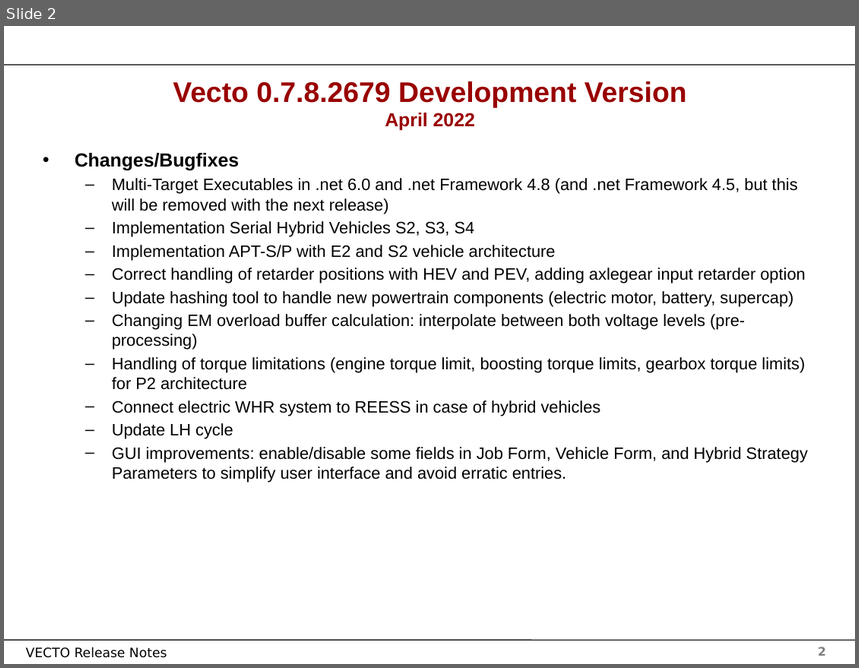
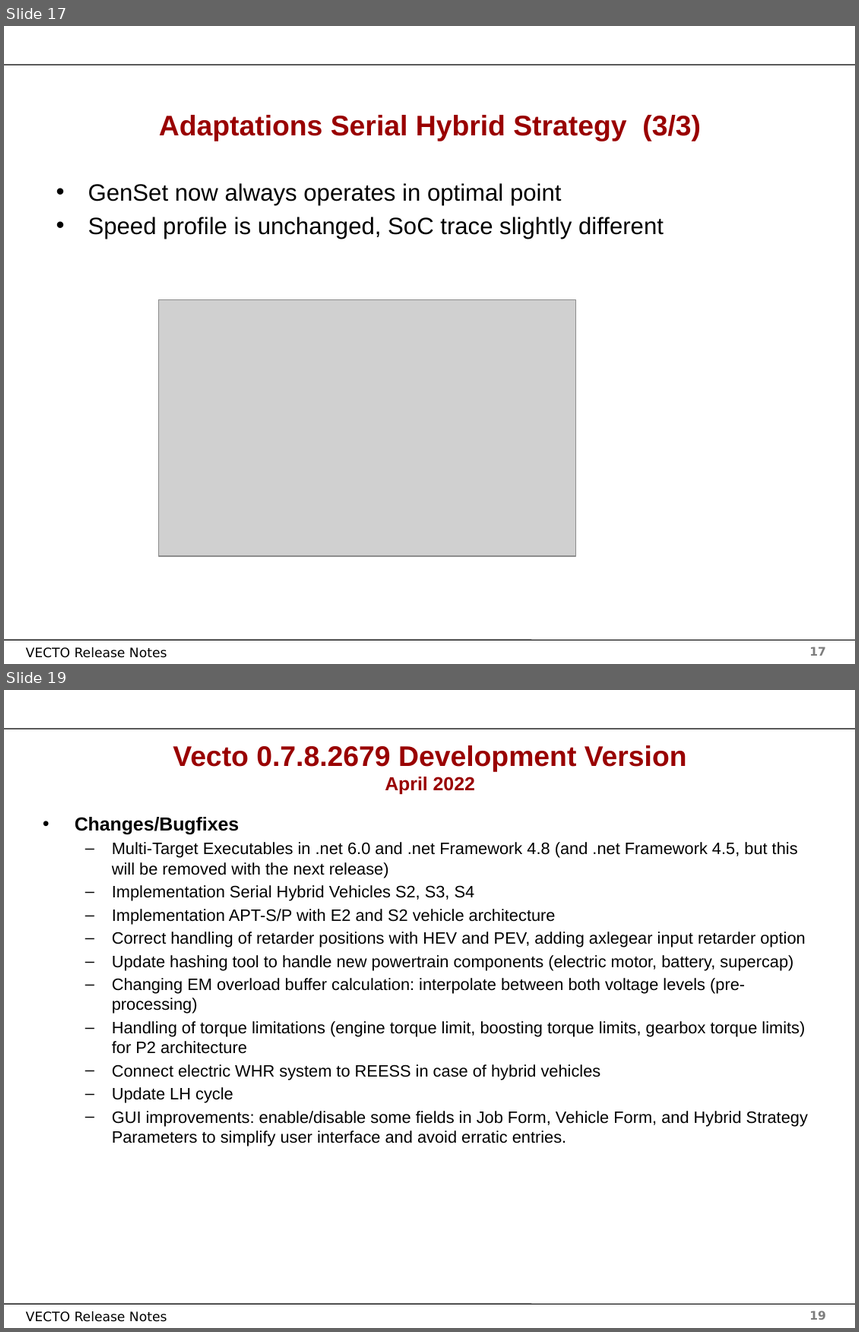
Before and after one commit to tanawadeatharva/BharatVECTO, a slide deck: Documentation/User Manual Source/Release Notes Vecto3.x.pptx. Shown one above the other, each under a label of ours: slide 2 before the commit, slides 17 and 19 after it; the slides between them are not shown. The pictures are 859x668 and 859x1332 pixels, drawn with LibreOffice and Linux fonts; fonts in the diff are those of the drawing; grey boxes stand for pictures; background and template pictures are left out. Boxes give left, top, right and bottom in pixels: in the first picture for what was removed or moved away, otherwise in the second. Text is boxed around its words. In the diff, an @@ line names an element or a change of style, - is before the commit and + after.

```diff
--- a/Documentation/User Manual Source/Release Notes Vecto3.x.pptx
+++ b/Documentation/User Manual Source/Release Notes Vecto3.x.pptx
@@ slide 17 added at (x1=4, y1=26, x2=855, y2=664), background #FFFFFF; not listed: 4 template elements that a slide beside it also shows @@
@@ title added at (x1=159, y1=115, x2=701, y2=141), 24 pt, text #990000, bold @@
+Adaptations Serial Hybrid Strategy (3/3)
@@ text added at (x1=88, y1=183, x2=664, y2=239), 20 pt, text #000000 @@
+• GenSet now always operates in optimal point
+• Speed profile is unchanged, SoC trace slightly different
@@ picture added at (x1=158, y1=300, x2=576, y2=556) @@
@@ what was slide 2 is now slide 19 @@
@@ page number at (x1=810, y1=1311, x2=826, y2=1320): text changed @@
-2
+19
```
Also in this commit, not shown: 1 slide changed, 16 other slides added.
